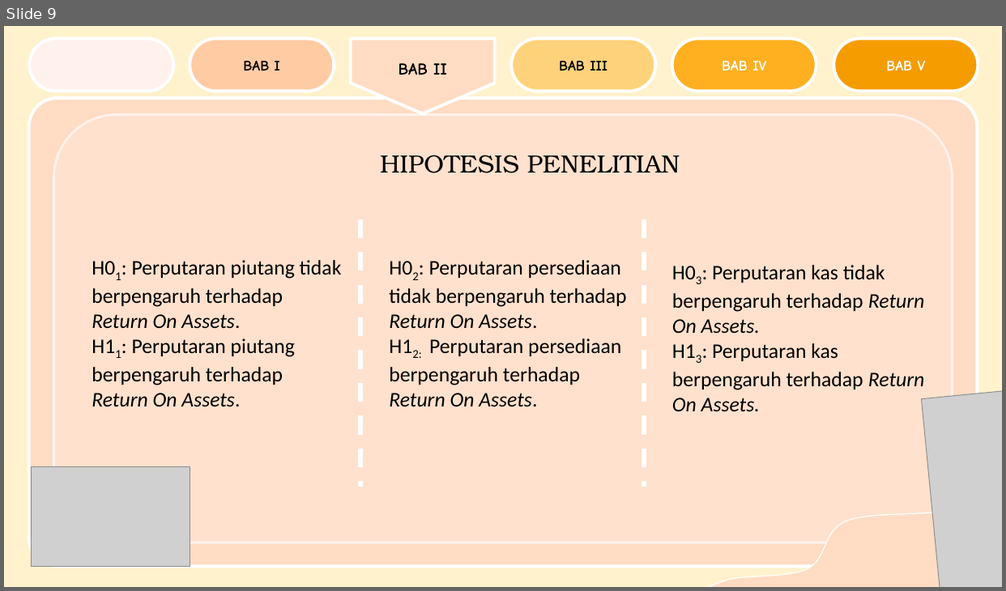
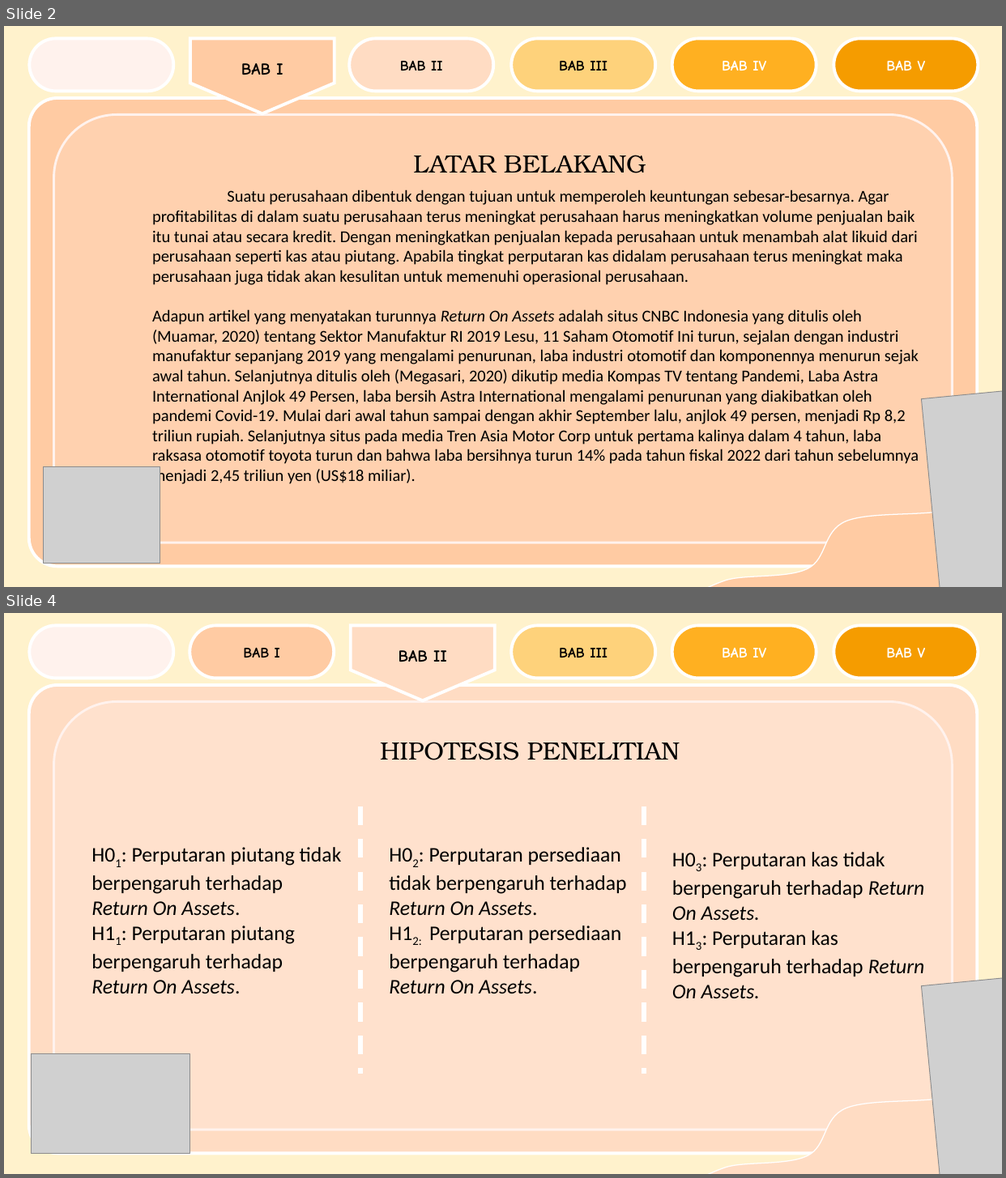
Before and after one commit to milanafsah31/skripsi, a slide deck: PPT SKRIPSI MILANAFSAH DZAHIRA.pptx. Shown one above the other, each under a label of ours: slide 9 before the commit, slides 2 and 4 after it; the slides between them are not shown. The pictures are 1006x591 and 1006x1178 pixels, drawn with LibreOffice and Linux fonts; fonts in the diff are those of the drawing; grey boxes stand for pictures; background and template pictures are left out. Boxes give left, top, right and bottom in pixels: in the first picture for what was removed or moved away, otherwise in the second. Text is boxed around its words. In the diff, an @@ line names an element or a change of style, - is before the commit and + after.

```diff
--- a/PPT SKRIPSI MILANAFSAH DZAHIRA.pptx
+++ b/PPT SKRIPSI MILANAFSAH DZAHIRA.pptx
@@ slide 2 added at (4,26,1002,587), background #FFF2CC @@
@@ rounded rectangle added at (29,39,174,91), fill #FFF2ED, outline #FFFFFF 3 pt @@
@@ pentagon arrow added at (190,39,334,114), fill #FFCBA3, outline #FFFFFF 3 pt, 16 pt, text #000000, bold @@
+BAB I
@@ rounded rectangle added at (349,39,493,91), fill #FFDCC3, outline #FFFFFF 3 pt, 14 pt, text #000000, bold @@
+BAB II
@@ rounded rectangle added at (512,39,656,91), fill #FED27B, outline #FFFFFF 3 pt, 14 pt, text #000000, bold @@
+BAB III
@@ rounded rectangle added at (672,39,817,91), fill #FFB021, outline #FFFFFF 3 pt, 14 pt, text #FFFFFF, bold @@
+BAB IV
@@ rounded rectangle added at (834,39,978,91), fill #F59C00, outline #FFFFFF 3 pt, 14 pt, text #FFFFFF, bold @@
+BAB V
@@ rounded rectangle added at (28,98,978,566), fill #FFCBA3, outline #FFFFFF 3 pt @@
@@ rounded rectangle added at (54,115,953,544), fill #FFD1AF, outline #FFF2ED 2.25 pt @@
@@ text added at (413,155,646,173), 24 pt, text #000000 @@
+LATAR BELAKANG
@@ text added at (152,190,918,486), 16 pt, text #000000 @@
+Suatu perusahaan dibentuk dengan tujuan untuk memperoleh keuntungan sebesar-besarnya. Agar profitabilitas di dalam suatu perusahaan terus meningkat perusahaan harus meningkatkan volume penjualan baik itu tunai atau secara kredit. Dengan meningkatkan penjualan kepada perusahaan untuk menambah alat likuid dari perusahaan seperti kas atau piutang. Apabila tingkat perputaran kas didalam perusahaan terus meningkat maka perusahaan juga tidak akan kesulitan untuk memenuhi operasional perusahaan.
+Adapun artikel yang menyatakan turunnya Return On Assets adalah situs CNBC Indonesia yang ditulis oleh (Muamar, 2020) tentang Sektor Manufaktur RI 2019 Lesu, 11 Saham Otomotif Ini turun, sejalan dengan industri manufaktur sepanjang 2019 yang mengalami penurunan, laba industri otomotif dan komponennya menurun sejak awal tahun. Selanjutnya ditulis oleh (Megasari, 2020) dikutip media Kompas TV tentang Pandemi, Laba Astra International Anjlok 49 Persen, laba bersih Astra International mengalami penurunan yang diakibatkan oleh pandemi Covid-19. Mulai dari awal tahun sampai dengan akhir September lalu, anjlok 49 persen, menjadi Rp 8,2 triliun rupiah. Selanjutnya situs pada media Tren Asia Motor Corp untuk pertama kalinya dalam 4 tahun, laba raksasa otomotif toyota turun dan bahwa laba bersihnya turun 14% pada tahun fiskal 2022 dari tahun sebelumnya menjadi 2,45 triliun yen (US$18 miliar).
@@ picture added at (922,390,1002,587) @@
@@ picture added at (44,467,160,564) @@
@@ freeform shape added at (691,466,1002,587), fill #FFCBA3, outline #FFFFFF 1 pt @@
@@ what was slide 9 is now slide 4 @@
```
Also in this commit, not shown: 8 slides changed, 13 other slides added, 11 slides removed, 1 other file.
